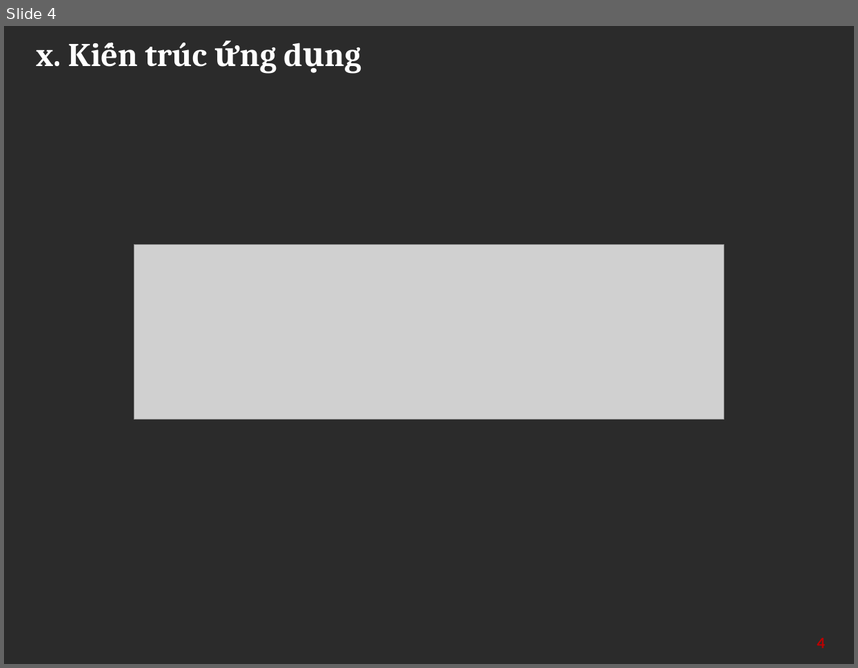
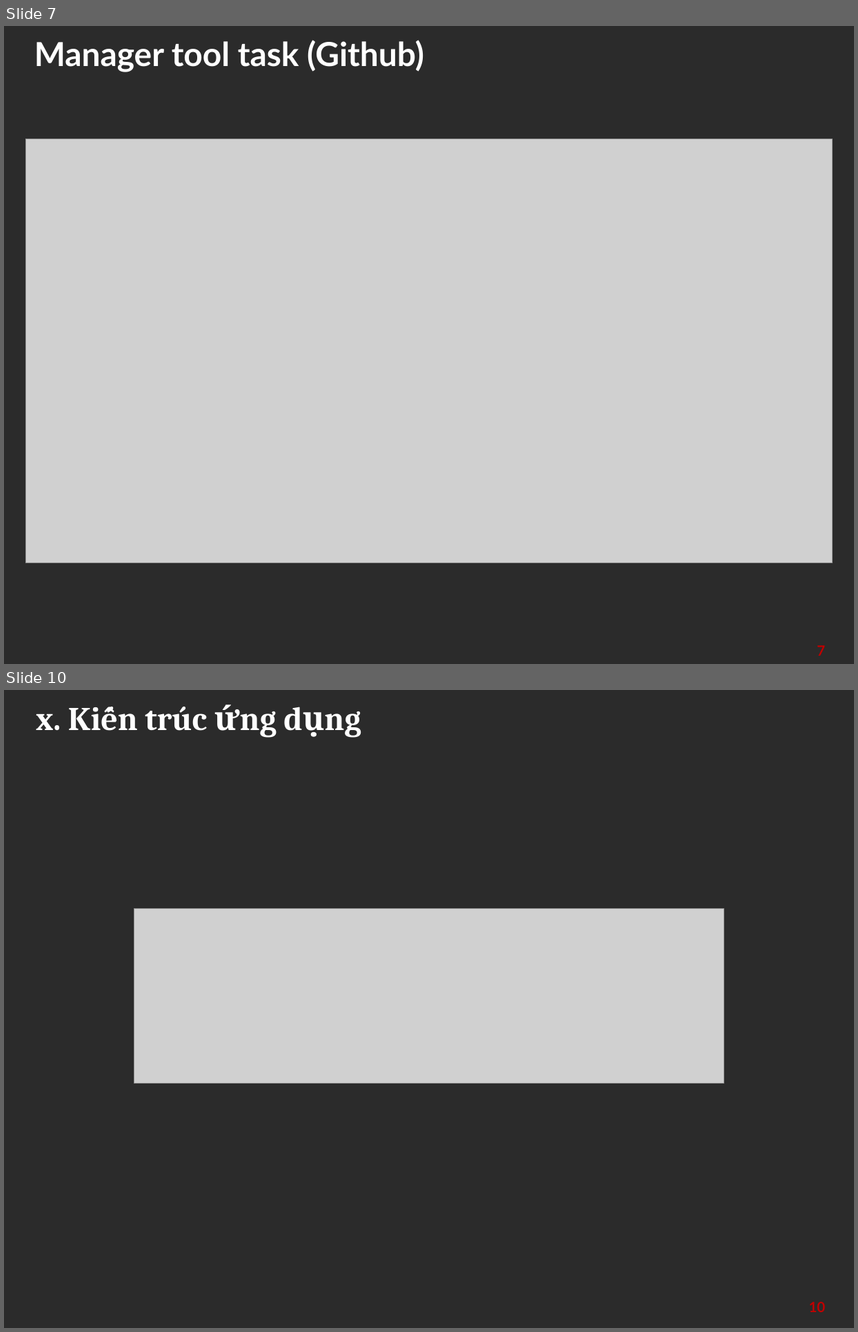
Before and after one commit to tienlhp1/agile_group_2, a slide deck: Agile.pptx. Shown one above the other, each under a label of ours: slide 4 before the commit, slides 7 and 10 after it; the slides between them are not shown. The pictures are 858x668 and 858x1332 pixels, drawn with LibreOffice and Linux fonts; fonts in the diff are those of the drawing; grey boxes stand for pictures; background and template pictures are left out; a plain dark background stands for a picture behind light text. Boxes give left, top, right and bottom in pixels: in the first picture for what was removed or moved away, otherwise in the second. Text is boxed around its words. In the diff, an @@ line names an element or a change of style, - is before the commit and + after.

```diff
--- a/Agile.pptx
+++ b/Agile.pptx
@@ slide 7 added at (x1=4, y1=26, x2=854, y2=664), background picture (left out) @@
@@ title added at (x1=34, y1=40, x2=424, y2=72), 28 pt, text #FFFFFF, bold @@
+Manager tool task (Github)
@@ picture added at (x1=26, y1=139, x2=833, y2=562) @@
@@ page number added at (x1=817, y1=645, x2=825, y2=655), 12 pt, text #C00000, bold @@
+7
@@ what was slide 4 is now slide 10 @@
@@ page number at (x1=809, y1=1301, x2=826, y2=1312): text changed @@
-4
+10
```
Also in this commit, not shown: 5 other slides added.
